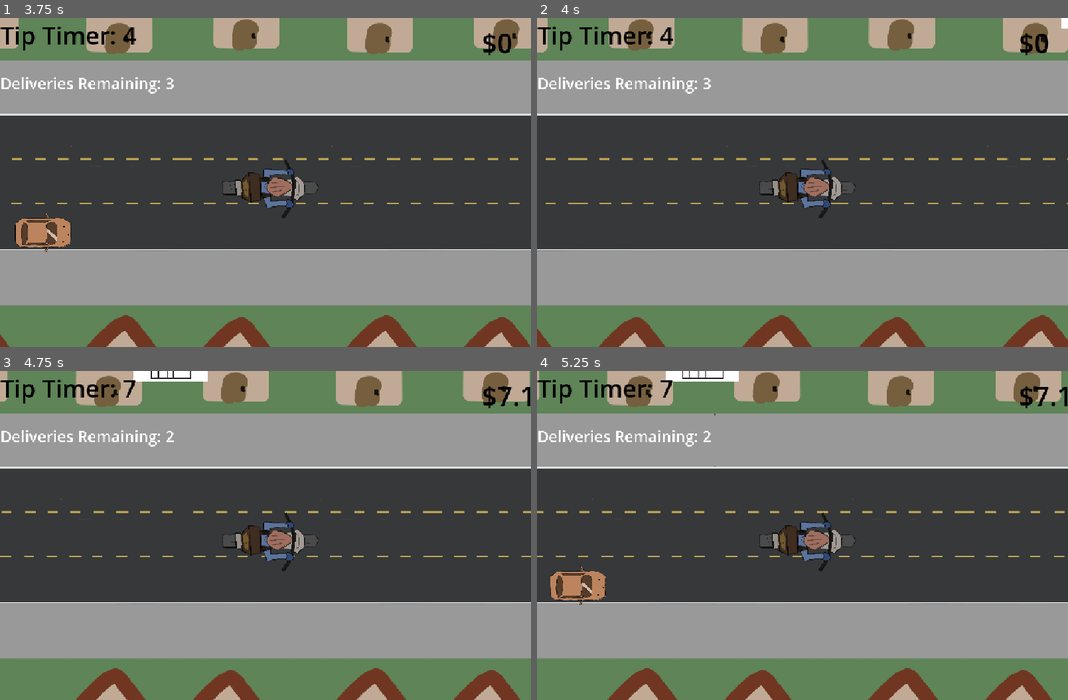
Above: before the commit, frames 1-4 (two rows, left to right).
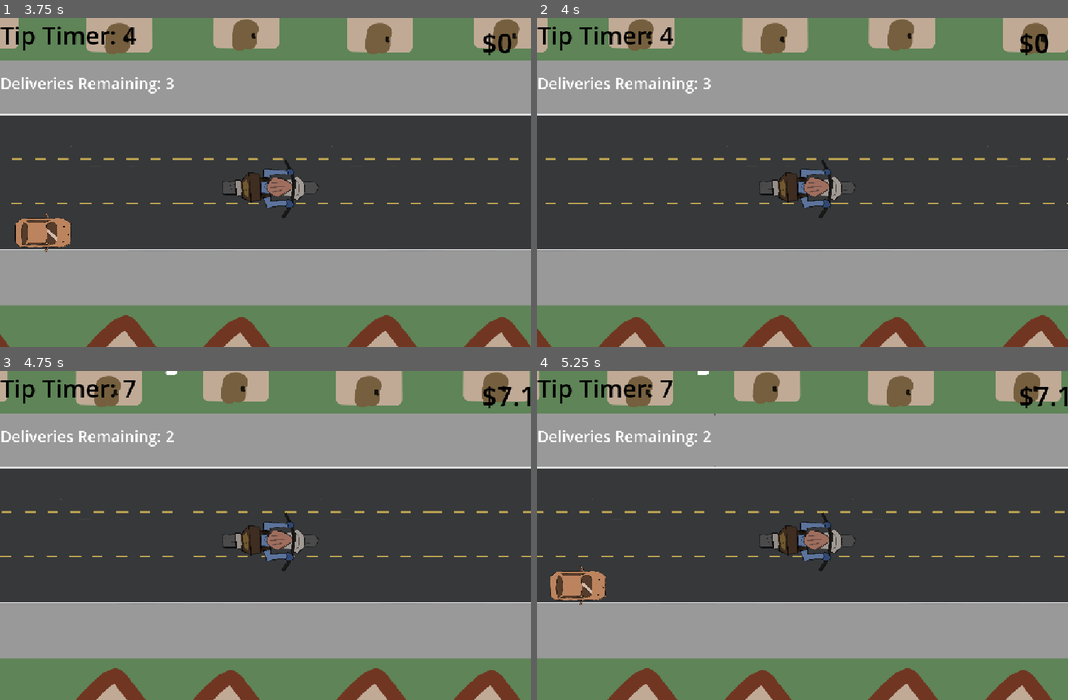
Above: after the commit, the same moments.

Repository: andreaTheCoder/brackeysgamejam
Game: Godot game, scene res://scenes/game.tscn
The game is run twice, just before and just after one commit, with the same random seed, the same clock (stepped at 60 frames per second) and the same inputs.
Inputs:
- Up to frame 1 (3.75 s): tap Enter at 0.5 s; hold Right (forward) 0.53-1.28 s; hold Space (button) 0.53-1.28 s; hold Left (backward) 1.28-2.03 s; tap Shift (deliver) at 1.35, 2.85 s; hold Space (button) 2.03-2.78 s; hold Right (forward) 2.03-3.53 s; hold Left (backward) from 3.53 s (still down); hold Space (button) from 3.53 s (still down)
- Up to frame 2 (4 s): keep holding Left (backward); keep holding Space (button)
- Up to frame 3 (4.75 s): keep holding Left (backward); release Space (button) at 4.28 s; tap Shift (deliver) at 4.35 s
- Up to frame 4 (5.25 s): keep holding Left (backward); hold Space (button) from 5.03 s (still down)

Frame 1 is identical in both runs. In frame 2, less than 0.1% of the frame differs, in the area x 98-100%, y 0-4%; in frame 3, 0.4%, in the area x 25-40%, y 0-4%; in frame 4, 0.4%.

Commit message:
added arrows

Diff:
--- a/scenes/target_house.tscn
+++ b/scenes/target_house.tscn
@@ -1,7 +1,7 @@
 [gd_scene load_steps=4 format=3 uid="uid://8nvv8hcnnes5"]
 
 [ext_resource type="Script" uid="uid://cgdyc3ckgxvog" path="res://scripts/target_house.gd" id="1_nx08e"]
-[ext_resource type="Texture2D" uid="uid://b7s8lnjyghdgr" path="res://assets/house.jpg" id="2_ckt2h"]
+[ext_resource type="Texture2D" uid="uid://bedgqqr02ks5w" path="res://assets/handmade/white_arrow.webp" id="2_nx08e"]
 
 [sub_resource type="RectangleShape2D" id="RectangleShape2D_4hs0r"]
 size = Vector2(29.5, 77.25)
@@ -15,7 +15,7 @@
 [node name="House" type="Sprite2D" parent="."]
 position = Vector2(1.90735e-06, 1)
 scale = Vector2(0.0137756, 0.0137756)
-texture = ExtResource("2_ckt2h")
+texture = ExtResource("2_nx08e")
 
 [node name="CollisionShape2D" type="CollisionShape2D" parent="."]
 position = Vector2(0, 18.375)
--- a/scripts/target_house.gd
+++ b/scripts/target_house.gd
@@ -7,8 +7,8 @@
 @onready var timer: Timer = $"../UI elements/time label/Timer"
 
 const BIKE = preload("res://scenes/bike.tscn")
-const GREEN_HOUSE_IMG = preload("res://assets/Green house.png")
-const HOUSE_IMG = preload("res://assets/house.jpg")
+const BLUE_ARROW = preload("res://assets/handmade/blue_arrow.webp")
+const HOUSE_IMG = preload("res://assets/handmade/white_arrow.webp")
 var at_house = false
 var game_over_scene:PackedScene = load("res://scenes/end_screen.tscn")
 var delivered = false
@@ -33,7 +33,7 @@
 
 func _on_body_entered(_body: Node2D) -> void:
 		at_house = true
-		house_sprite.texture = GREEN_HOUSE_IMG
+		house_sprite.texture = BLUE_ARROW
 		delivery_label.visible = true
 
 func _on_body_exited(_body: Node2D) -> void:
Binary file added: assets/handmade/blue_arrow.webp
Not shown, added: assets/handmade/blue_arrow.webp.import
Binary file added: assets/handmade/green_arrow.webp
Not shown, added: assets/handmade/green_arrow.webp.import
Binary file added: assets/handmade/red_arrow.webp
Not shown, added: assets/handmade/red_arrow.webp.import
Binary file added: assets/handmade/white_arrow.webp
Not shown, added: assets/handmade/white_arrow.webp.import
